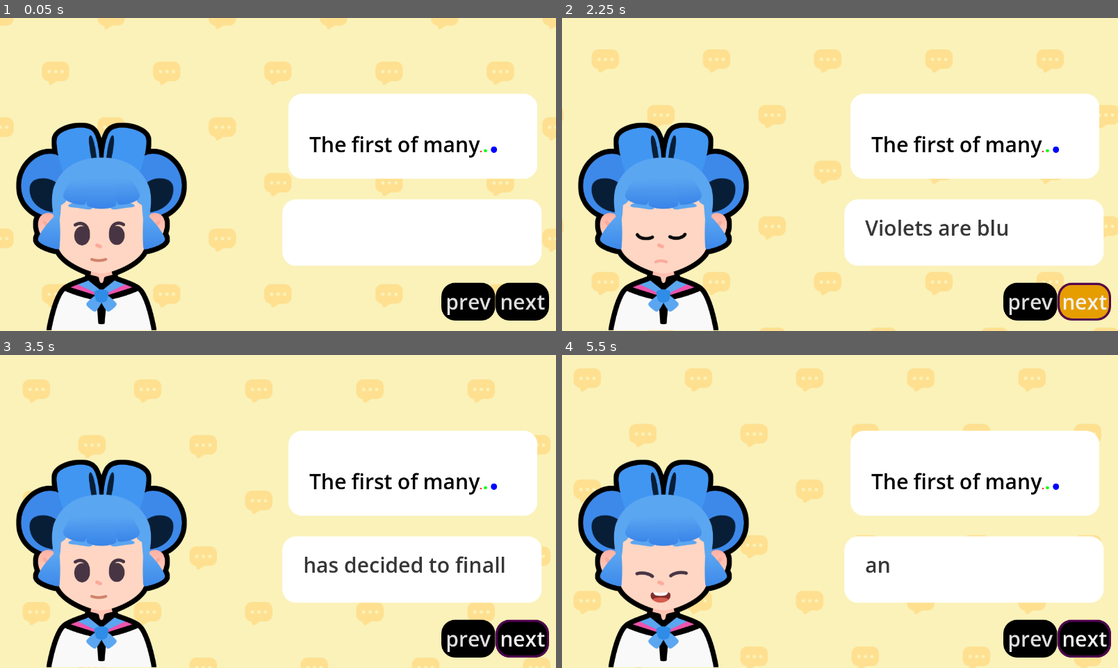
Above: before the commit, frames 1-4 (two rows, left to right).
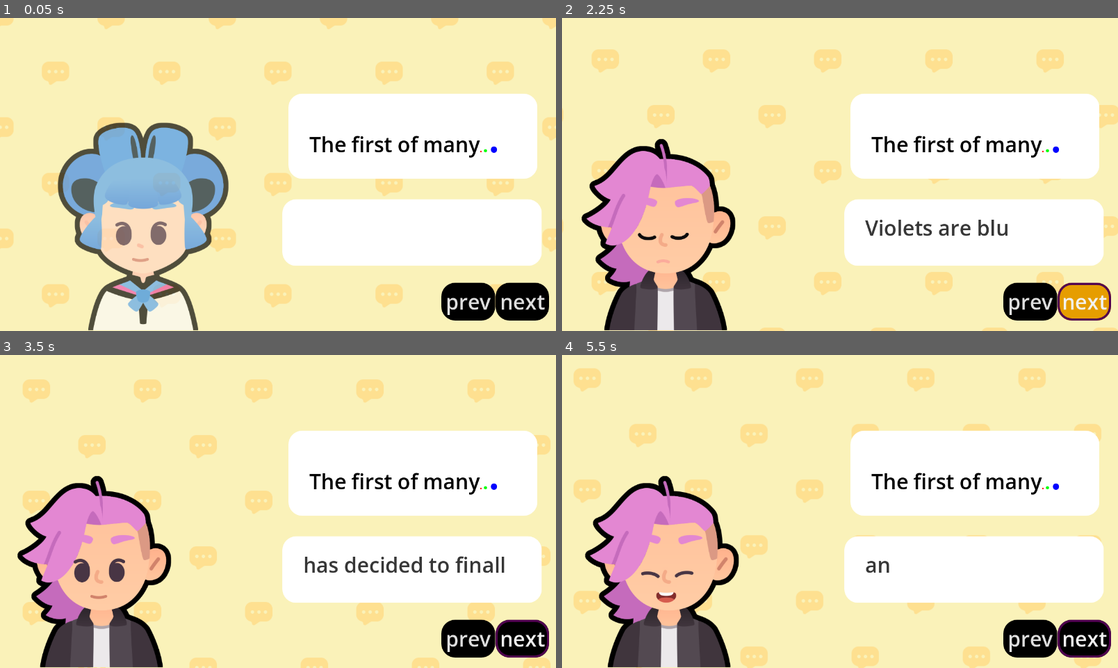
Above: after the commit, the same moments.

Repository: BNorelden/Godot-M07-Telling-a-Story
Game: Godot game, scene res://lessons/dialogue.tscn
Two runs of this game, one before a commit and one after it. Both use one fixed random seed, a clock stepped at 60 frames per second and the inputs below. The project has no main scene, so this scene is started directly. Sound files missing from this copy of the repository are replaced by a short silence.
Inputs (mouse positions are in pixels of both pictures, inside the frame that each line leads up to):
- Up to frame 1 (0.05 s): no input
- Up to frame 2 (2.25 s): click "prev" at 0.5 s; click "next" at 1.25 s; click "next" at 2 s
- Up to frame 3 (3.5 s): tap Enter at 2.75 s; move the mouse to (400, 495) at 2.77 s; hold D (move_right) from 2.78 s (still down); tap Z at 2.85 s; click (400, 495) at 2.92 s; tap Space at 3.02 s
- Up to frame 4 (5.5 s): move the mouse to (728, 527) at 3.52 s; release D (move_right) at 3.53 s; hold S (move_down) 3.53-4.28 s; tap Z at 3.6, 4.35, 5.1 s; tap Space at 3.77, 5.27 s; move the mouse to (895, 442) at 4.27 s; hold D (move_right) 4.28-5.03 s; move the mouse to (812, 574) at 5.02 s; hold W (move_up) from 5.03 s (still down); click (812, 574) at 5.17 s

The runs differ from the first frame. In frame 1, 17% of the frame differs, in the area x 2-42%, y 33-100%; in frame 2, 15%; in frame 3, 14%; in frame 4, 15%.

Commit message:
M7.L11 complete
- skipped extra challenges for later

Diff:
--- a/lessons/dialogue.gd
+++ b/lessons/dialogue.gd
@@ -11,7 +11,8 @@
 @onready var rich_text_label: RichTextLabel = %RichTextLabel
 @onready var audio_stream_player: AudioStreamPlayer = %AudioStreamPlayer
 
-
+var sophia_texture = preload("res://assets/sophia.png")
+var pink_texture = preload("res://assets/pink.png")
 
 #var dialogue_items: Array[String] = [
 
@@ -190,14 +191,24 @@
 
 	tween.finished.connect(audio_stream_player.stop)
 
+	slide_in()
+
 
 func _ready() -> void:
 	show_text()
 	next_button.pressed.connect(advance)
 	next_button_2.pressed.connect(previous)
 
+func current_character() -> void:
+	if body.texture == sophia_texture:
+		body.texture = pink_texture
+	else:
+		body.texture = sophia_texture
 
 func advance() -> void:
+
+	current_character()
+
 	current_item_index += 1
 	if current_item_index == dialogue_items.size():
 		#get_tree().quit() #exits the game
@@ -207,7 +218,21 @@
 	show_text() #once if outside the loops
 
 func previous() -> void:
+
+	current_character()
+
 	current_item_index -= 1
 	if current_item_index < 0:
 		current_item_index = dialogue_items.size() -1 #end of array go to the Last index
 	show_text()
+
+func slide_in() -> void:
+	var tween = create_tween()
+	tween.set_trans(Tween.TRANS_QUART)
+	tween.set_ease(Tween.EASE_OUT)
+
+	body.position.x = 200.0
+	tween.tween_property(body, "position:x", 0.0, 0.3)
+
+	body.modulate.a = 0.0
+	tween.parallel().tween_property(body, "modulate:a", 1.0, 0.2)
